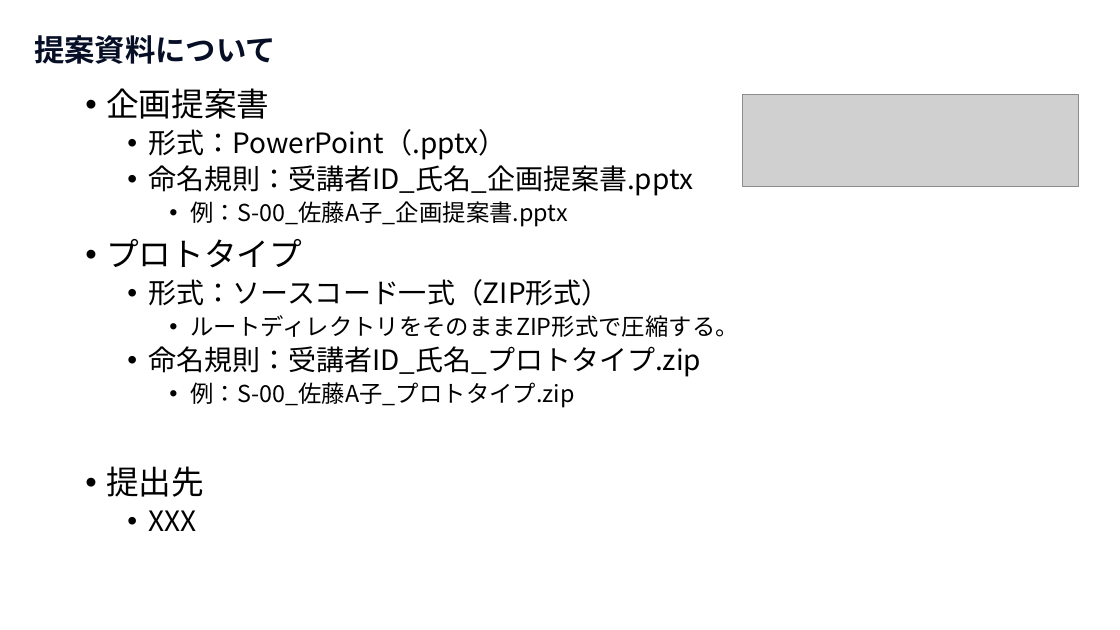
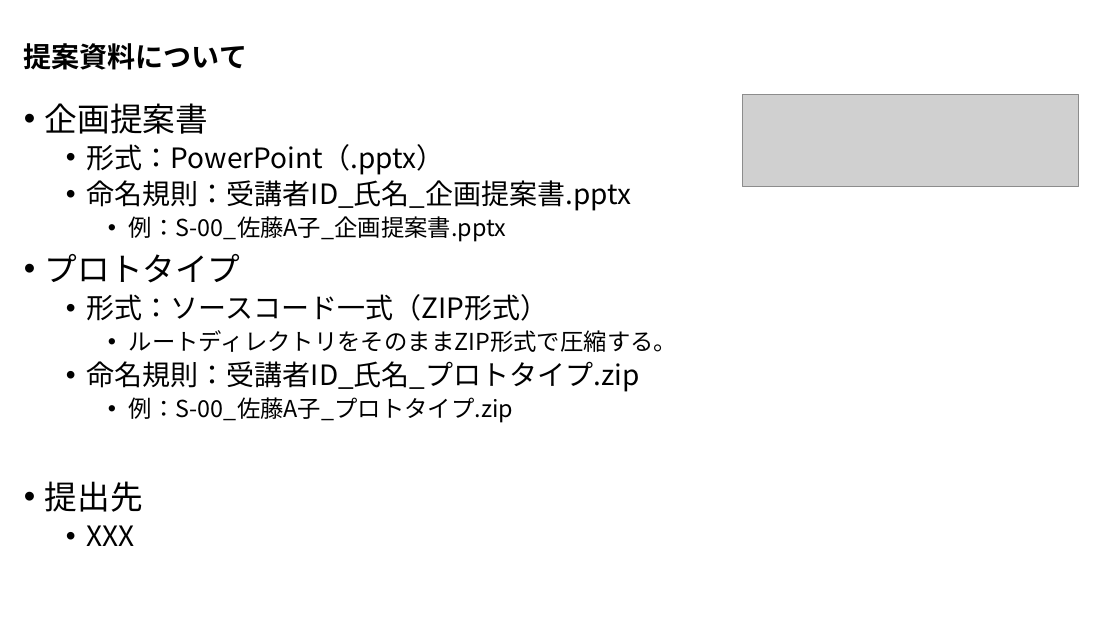
Before and after one commit to nishida2073/ai_navive, a slide deck: slide 3 of 00_オリエンテーション/【AI Native研修-提案研修】研修の概要.pptx. Drawn at 1120x630 pixels with LibreOffice and Linux fonts; fonts in the diff are those of the drawing; grey boxes stand for pictures. Boxes give left, top, right and bottom in pixels: in the first picture for what was removed or moved away, otherwise in the second. Text is boxed around its words. In the diff, an @@ line names an element or a change of style, - is before the commit and + after.

```diff
--- a/00_オリエンテーション/【AI Native研修-提案研修】研修の概要.pptx
+++ b/00_オリエンテーション/【AI Native研修-提案研修】研修の概要.pptx
@@ title "提案資料について": place and size @@
-title "提案資料について" at box(34, 35, 276, 64)
+title "提案資料について" at box(24, 43, 247, 70)
@@ title "提案資料について" at box(24, 43, 247, 70): size 26 to 24 pt, text colour #070F26 to #000000; line spacing 1 to 0.9; vertical alignment top to middle @@
@@ text "企画提案書": place and size @@
-text "企画提案書" at box(106, 88, 738, 531)
+text "企画提案書" at box(45, 103, 677, 546)
```
Also in this commit, not shown: 4 other slides changed, 2 other files.
